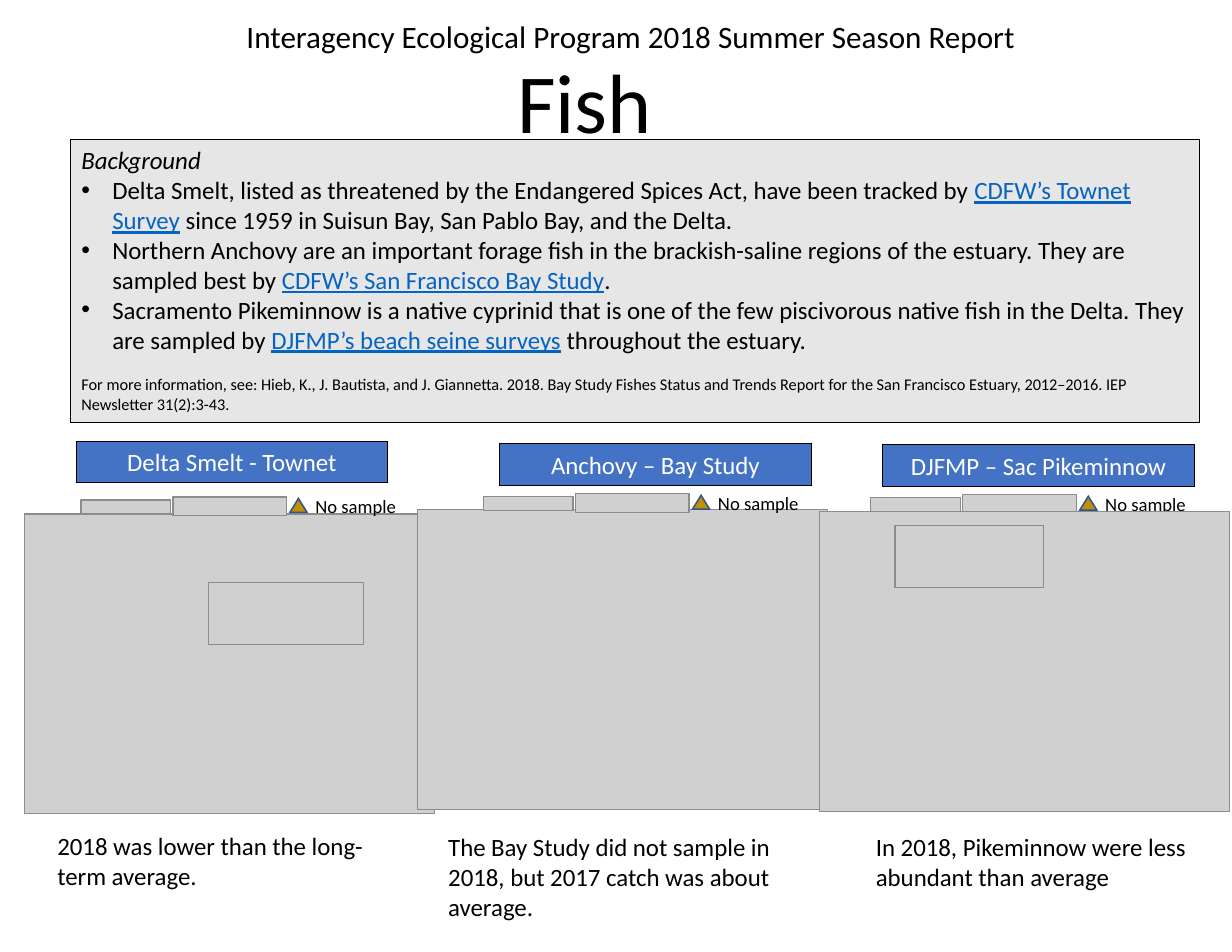
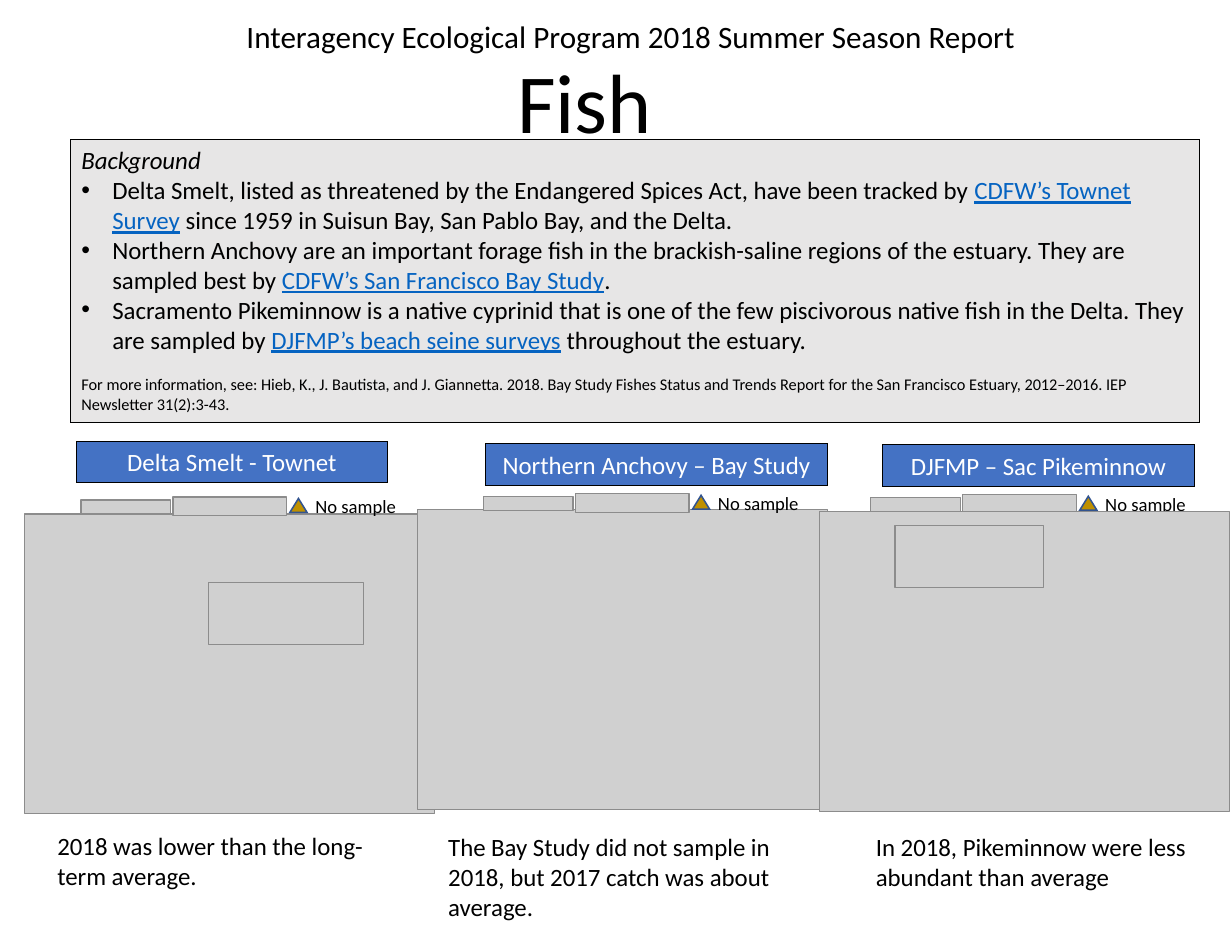
Before and after one commit to InteragencyEcologicalProgram/Status-and-Trends, a slide deck: slide 6 of summer_report/SeasonalMonitoring summer 2018 24MAR2020.pptx. Drawn at 1232x952 pixels with LibreOffice and Linux fonts; fonts in the diff are those of the drawing; grey boxes stand for pictures. Boxes give left, top, right and bottom in pixels: in the first picture for what was removed or moved away, otherwise in the second. Text is boxed around its words. In the diff, an @@ line names an element or a change of style, - is before the commit and + after.

```diff
--- a/summer_report/SeasonalMonitoring summer 2018 24MAR2020.pptx
+++ b/summer_report/SeasonalMonitoring summer 2018 24MAR2020.pptx
@@ rectangle "Northern Anchovy – Bay Study": place and size @@
-rectangle "Northern Anchovy – Bay Study" at box(500, 444, 811, 485)
+rectangle "Northern Anchovy – Bay Study" at box(485, 444, 828, 485)
@@ text in rectangle at box(503, 456, 810, 478): text changed @@
-Anchovy – Bay Study
+Northern Anchovy – Bay Study
```
Also in this commit, not shown: 13 other files.
